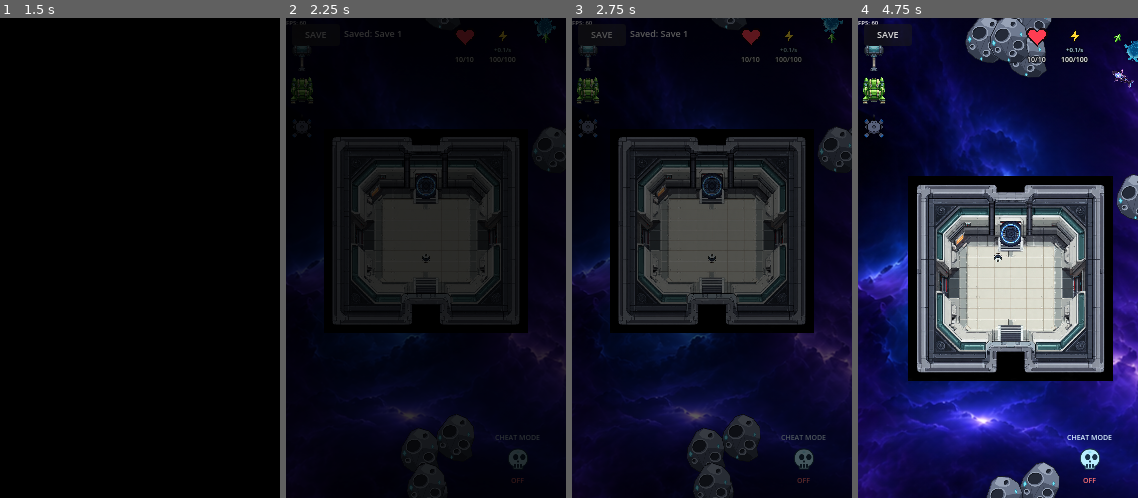
Above: before the commit, frames 1-4 (left to right).
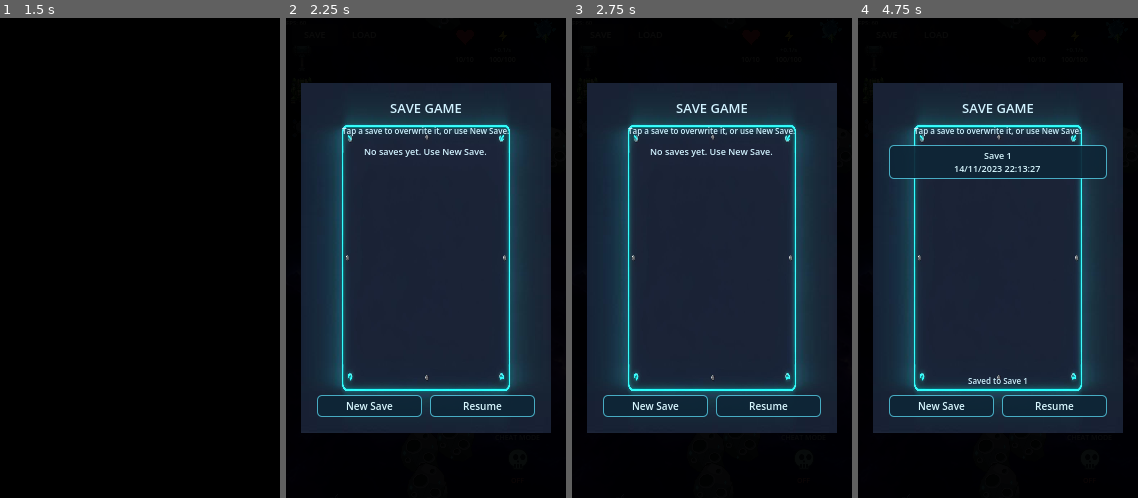
Above: after the commit, the same moments.

Repository: wildane/ShootingStar
Game: Godot game, scene res://scene/main_menu/main_menu.tscn
Same seed, same stepped clock (60 frames per second), same inputs: the game is played once before the commit and once after it.
Inputs (mouse positions are in pixels of both pictures, inside the frame that each line leads up to):
- Up to frame 1 (1.5 s): click "New Game" at 0.5 s; click "New Game" at 1.25 s
- Up to frame 2 (2.25 s): click "SAVE" at 2 s
- Up to frame 3 (2.75 s): no input
- Up to frame 4 (4.75 s): click (942, 406) at 2.75 s, where only the run after the commit has a clickable "New Save"; click (998, 162) at 3.5 s, where only the run after the commit has a clickable "Save 1 14/11/2023 22:13:25"; click (998, 162) at 4.25 s, where only the run after the commit has a clickable "Save 1 14/11/2023 22:13:26"

Frame 1 is identical in both runs. In frame 2, 56% of the frame differs, in the area x 0-100%, y 0-100%; in frame 3, 68%; in frame 4, 95%.

Commit message:
Tambah panel SAVE/LOAD dalam game yang pause permainan
Tekan SAVE dalam HUD mempause game dan membuka panel senarai simpanan: ketik
slot untuk overwrite atau guna New Save untuk slot baharu. Tekan LOAD membuka
senarai semua slot (termasuk Autosave 1-3) dan memuat semula level dengan slot
yang dipilih. Butang Resume/Cancel menutup panel dan menyambung permainan.

Diff:
--- a/SaveManager.gd
+++ b/SaveManager.gd
@@ -263,6 +263,23 @@
 		print("[Save] Autosave disimpan ke ", id)
 	return berjaya
 
+# Simpan manual ke slot tertentu (dipilih dalam panel SAVE dalam game).
+func simpan_ke_slot(id: String) -> bool:
+	var data := _kumpul_data_state()
+	if data.is_empty():
+		return false
+	if not _tulis_data_ke_slot(id, data):
+		return false
+	slot_aktif = id
+	return true
+
+# Simpan ke slot baharu (butang New Save). Pulangkan id slot, "" kalau gagal.
+func simpan_slot_baru(nama: String = "") -> String:
+	var id := cipta_slot_baru(nama)
+	if not simpan_ke_slot(id):
+		return ""
+	return id
+
 func _slot_autosave_berikut() -> String:
 	var katalog := _baca_katalog()
 	var paling_lama: String = SLOT_AUTOSAVE[0]
--- a/scene/level_3/level_3.gd
+++ b/scene/level_3/level_3.gd
@@ -6,6 +6,9 @@
 
 # Node overlay untuk mengawal skrin gelap/terang milik level_3
 var overlay_gelap: ColorRect
+
+# Panel SAVE/LOAD yang sedang dibuka (null kalau tiada).
+var _menu_simpan: SaveMenu = null
 
 func _ready() -> void:
 	# 1. Bina lapisan hitam pekat bersiap sedia di bawah lapisan menu (Alpha = 1.0)
@@ -119,11 +122,12 @@
 	SaveManager.save_game()
 	print("[World] Dunia hibrid berjaya disimpan ke storan!")
 
-# Butang simpan pantas di kiri atas HUD.
+# Butang SAVE dan LOAD di kiri atas HUD.
 func _bina_butang_simpan() -> void:
 	var canvas = get_node_or_null("CanvasLayer")
 	if canvas == null or canvas.has_node("ButangSimpan"):
 		return
+
 	var butang := Button.new()
 	butang.name = "ButangSimpan"
 	butang.text = "SAVE"
@@ -131,30 +135,46 @@
 	butang.set_anchors_preset(Control.PRESET_TOP_LEFT)
 	butang.offset_left = 6
 	butang.offset_top = 6
-	butang.offset_right = 54
+	butang.offset_right = 52
 	butang.offset_bottom = 28
-	butang.pressed.connect(_on_butang_simpan)
+	butang.pressed.connect(_buka_menu_simpan)
 	canvas.add_child(butang)
 
-	var maklum := Label.new()
-	maklum.name = "MaklumSimpan"
-	maklum.add_theme_font_size_override("font_size", 9)
-	maklum.set_anchors_preset(Control.PRESET_TOP_LEFT)
-	maklum.offset_left = 58
-	maklum.offset_top = 9
-	maklum.modulate.a = 0.0
-	canvas.add_child(maklum)
+	var butang_muat := Button.new()
+	butang_muat.name = "ButangMuat"
+	butang_muat.text = "LOAD"
+	butang_muat.add_theme_font_size_override("font_size", 9)
+	butang_muat.set_anchors_preset(Control.PRESET_TOP_LEFT)
+	butang_muat.offset_left = 56
+	butang_muat.offset_top = 6
+	butang_muat.offset_right = 102
+	butang_muat.offset_bottom = 28
+	butang_muat.pressed.connect(_buka_menu_muat)
+	canvas.add_child(butang_muat)
 
-func _on_butang_simpan() -> void:
-	save_world()
-	var maklum := get_node_or_null("CanvasLayer/MaklumSimpan") as Label
-	if maklum == null:
+# ==========================================
+# MENU SAVE / LOAD DALAM GAME (game pause)
+# ==========================================
+func _buka_menu_simpan() -> void:
+	_buka_menu(SaveMenu.MOD_SIMPAN)
+
+func _buka_menu_muat() -> void:
+	_buka_menu(SaveMenu.MOD_MUAT)
+
+func _buka_menu(mod: int) -> void:
+	if is_instance_valid(_menu_simpan):
 		return
-	maklum.text = "Saved: %s" % SaveManager.nama_slot(SaveManager.slot_aktif)
-	maklum.modulate.a = 1.0
-	var tween := create_tween()
-	tween.tween_interval(1.4)
-	tween.tween_property(maklum, "modulate:a", 0.0, 0.6)
+	get_tree().paused = true
+	_menu_simpan = SaveMenu.new()
+	_menu_simpan.mod_semasa = mod
+	_menu_simpan.ditutup.connect(_tutup_menu)
+	add_child(_menu_simpan)
+
+func _tutup_menu() -> void:
+	get_tree().paused = false
+	if is_instance_valid(_menu_simpan):
+		_menu_simpan.queue_free()
+		_menu_simpan = null
 
 func _physics_process(_delta: float) -> void:
 	pass
--- /dev/null
+++ b/scene/ui/SaveMenu.gd
@@ -0,0 +1,215 @@
+class_name SaveMenu
+extends CanvasLayer
+
+## Panel SAVE/LOAD dalam game. Dibuka oleh level_3 dan berjalan walaupun
+## SceneTree dipause (process_mode = ALWAYS).
+
+signal ditutup
+
+const MOD_SIMPAN := 0
+const MOD_MUAT := 1
+
+var mod_semasa: int = MOD_SIMPAN
+
+var _tajuk: Label
+var _petua: Label
+var _senarai: VBoxContainer
+var _butang_baru: Button
+var _butang_tutup: Button
+var _status: Label
+
+func _ready() -> void:
+	layer = 101
+	process_mode = Node.PROCESS_MODE_ALWAYS
+	_bina_ui()
+	segarkan_senarai()
+
+# ==========================================
+# UI
+# ==========================================
+func _bina_ui() -> void:
+	var dim := ColorRect.new()
+	dim.color = Color(0, 0, 0, 0.66)
+	dim.set_anchors_and_offsets_preset(Control.PRESET_FULL_RECT)
+	dim.mouse_filter = Control.MOUSE_FILTER_STOP
+	add_child(dim)
+
+	var panel := NinePatchRect.new()
+	panel.texture = load("res://scene/main_menu/panel_menu.png")
+	panel.patch_margin_left = 40
+	panel.patch_margin_top = 40
+	panel.patch_margin_right = 40
+	panel.patch_margin_bottom = 40
+	panel.anchor_left = 0.5
+	panel.anchor_top = 0.5
+	panel.anchor_right = 0.5
+	panel.anchor_bottom = 0.5
+	panel.offset_left = -125.0
+	panel.offset_top = -175.0
+	panel.offset_right = 125.0
+	panel.offset_bottom = 175.0
+	add_child(panel)
+
+	var isi := VBoxContainer.new()
+	isi.set_anchors_and_offsets_preset(Control.PRESET_FULL_RECT)
+	isi.offset_left = 16.0
+	isi.offset_top = 16.0
+	isi.offset_right = -16.0
+	isi.offset_bottom = -16.0
+	isi.add_theme_constant_override("separation", 8)
+	isi.theme = _bina_tema()
+	panel.add_child(isi)
+
+	_tajuk = Label.new()
+	_tajuk.horizontal_alignment = HORIZONTAL_ALIGNMENT_CENTER
+	_tajuk.add_theme_font_size_override("font_size", 13)
+	isi.add_child(_tajuk)
+
+	_petua = Label.new()
+	_petua.horizontal_alignment = HORIZONTAL_ALIGNMENT_CENTER
+	_petua.autowrap_mode = TextServer.AUTOWRAP_WORD_SMART
+	_petua.add_theme_font_size_override("font_size", 8)
+	isi.add_child(_petua)
+
+	var skrol := ScrollContainer.new()
+	skrol.size_flags_vertical = Control.SIZE_EXPAND_FILL
+	skrol.horizontal_scroll_mode = ScrollContainer.SCROLL_MODE_DISABLED
+	isi.add_child(skrol)
+
+	_senarai = VBoxContainer.new()
+	_senarai.size_flags_horizontal = Control.SIZE_EXPAND_FILL
+	_senarai.add_theme_constant_override("separation", 6)
+	skrol.add_child(_senarai)
+
+	_status = Label.new()
+	_status.horizontal_alignment = HORIZONTAL_ALIGNMENT_CENTER
+	_status.autowrap_mode = TextServer.AUTOWRAP_WORD_SMART
+	_status.add_theme_font_size_override("font_size", 8)
+	_status.text = ""
+	isi.add_child(_status)
+
+	var baris := HBoxContainer.new()
+	baris.add_theme_constant_override("separation", 8)
+	isi.add_child(baris)
+
+	_butang_baru = Button.new()
+	_butang_baru.text = "New Save"
+	_butang_baru.size_flags_horizontal = Control.SIZE_EXPAND_FILL
+	_butang_baru.add_theme_font_size_override("font_size", 10)
+	_butang_baru.pressed.connect(_on_butang_baru)
+	baris.add_child(_butang_baru)
+
+	_butang_tutup = Button.new()
+	_butang_tutup.size_flags_horizontal = Control.SIZE_EXPAND_FILL
+	_butang_tutup.add_theme_font_size_override("font_size", 10)
+	_butang_tutup.pressed.connect(_tutup)
+	baris.add_child(_butang_tutup)
+
+func _bina_tema() -> Theme:
+	var tema := Theme.new()
+
+	var normal := StyleBoxFlat.new()
+	normal.bg_color = Color(0.054, 0.145, 0.211, 0.92)
+	normal.border_color = Color(0.36, 0.9, 1, 0.7)
+	normal.set_border_width_all(1)
+	normal.set_corner_radius_all(4)
+	normal.set_content_margin_all(4.0)
+
+	var hover := normal.duplicate() as StyleBoxFlat
+	hover.bg_color = Color(0.098, 0.278, 0.38, 0.96)
+	hover.border_color = Color(0.5, 0.97, 1, 1)
+
+	var pressed := normal.duplicate() as StyleBoxFlat
+	pressed.bg_color = Color(0.2, 0.55, 0.68, 1)
+	pressed.border_color = Color(0.75, 1, 1, 1)
+
+	var disabled := normal.duplicate() as StyleBoxFlat
+	disabled.bg_color = Color(0.05, 0.09, 0.13, 0.7)
+	disabled.border_color = Color(0.25, 0.42, 0.5, 0.5)
+
+	tema.set_stylebox("normal", "Button", normal)
+	tema.set_stylebox("hover", "Button", hover)
+	tema.set_stylebox("pressed", "Button", pressed)
+	tema.set_stylebox("focus", "Button", hover)
+	tema.set_stylebox("disabled", "Button", disabled)
+	tema.set_font_size("font_size", "Button", 10)
+	tema.set_color("font_color", "Button", Color(0.85, 0.97, 1, 1))
+	tema.set_color("font_hover_color", "Button", Color(1, 1, 1, 1))
+	tema.set_color("font_pressed_color", "Button", Color(0.05, 0.12, 0.16, 1))
+	tema.set_color("font_disabled_color", "Button", Color(0.46, 0.56, 0.63, 1))
+	tema.set_color("font_color", "Label", Color(0.82, 0.95, 1, 1))
+	tema.set_font_size("font_size", "Label", 9)
+	return tema
+
+# ==========================================
+# SENARAI SLOT
+# ==========================================
+func segarkan_senarai() -> void:
+	for anak in _senarai.get_children():
+		_senarai.remove_child(anak)
+		anak.queue_free()
+
+	var mod_simpan := mod_semasa == MOD_SIMPAN
+	_tajuk.text = "SAVE GAME" if mod_simpan else "LOAD GAME"
+	_petua.text = "Tap a save to overwrite it, or use New Save." if mod_simpan else "Tap a save to load it."
+	_butang_baru.visible = mod_simpan
+	_butang_tutup.text = "Resume" if mod_simpan else "Cancel"
+	_status.text = ""
+
+	var jumlah := 0
+	for slot in SaveManager.senarai_slot():
+		var id := str(slot["id"])
+		# Slot autosave tidak boleh ditimpa secara manual.
+		if mod_simpan and SaveManager.SLOT_AUTOSAVE.has(id):
+			continue
+		jumlah += 1
+		_senarai.add_child(_bina_baris(slot))
+
+	if jumlah == 0:
+		var kosong := Label.new()
+		kosong.text = "No saves yet. Use New Save." if mod_simpan else "No saves yet."
+		kosong.horizontal_alignment = HORIZONTAL_ALIGNMENT_CENTER
+		kosong.autowrap_mode = TextServer.AUTOWRAP_WORD_SMART
+		_senarai.add_child(kosong)
+
+func _bina_baris(slot: Dictionary) -> Control:
+	var butang := Button.new()
+	butang.text = "%s\n%s" % [str(slot["nama"]), _format_tarikh(float(slot["masa"]))]
+	butang.add_theme_font_size_override("font_size", 9)
+	butang.custom_minimum_size = Vector2(0, 34)
+	butang.size_flags_horizontal = Control.SIZE_EXPAND_FILL
+	butang.pressed.connect(_on_slot.bind(str(slot["id"])))
+	return butang
+
+func _format_tarikh(masa: float) -> String:
+	var d := Time.get_datetime_dict_from_unix_time(int(masa))
+	return "%02d/%02d/%04d %02d:%02d:%02d" % [d.day, d.month, d.year, d.hour, d.minute, d.second]
+
+# ==========================================
+# TINDAKAN
+# ==========================================
+func _on_slot(id: String) -> void:
+	if mod_semasa == MOD_SIMPAN:
+		if SaveManager.simpan_ke_slot(id):
+			segarkan_senarai()
+			_status.text = "Saved to %s" % SaveManager.nama_slot(id)
+		else:
+			_status.text = "Cannot save right now"
+		return
+
+	# Mod Muat: pilih slot, tutup panel dan muat semula level.
+	SaveManager.tetapkan_slot(id)
+	get_tree().paused = false
+	ditutup.emit()
+	get_tree().change_scene_to_file("res://scene/level_3/level_3.tscn")
+
+func _on_butang_baru() -> void:
+	var id := SaveManager.simpan_slot_baru()
+	if id != "":
+		segarkan_senarai()
+		_status.text = "Saved to %s" % SaveManager.nama_slot(id)
+	else:
+		_status.text = "Cannot save right now"
+
+func _tutup() -> void:
+	ditutup.emit()
Not shown, added: scene/ui/SaveMenu.gd.uid
